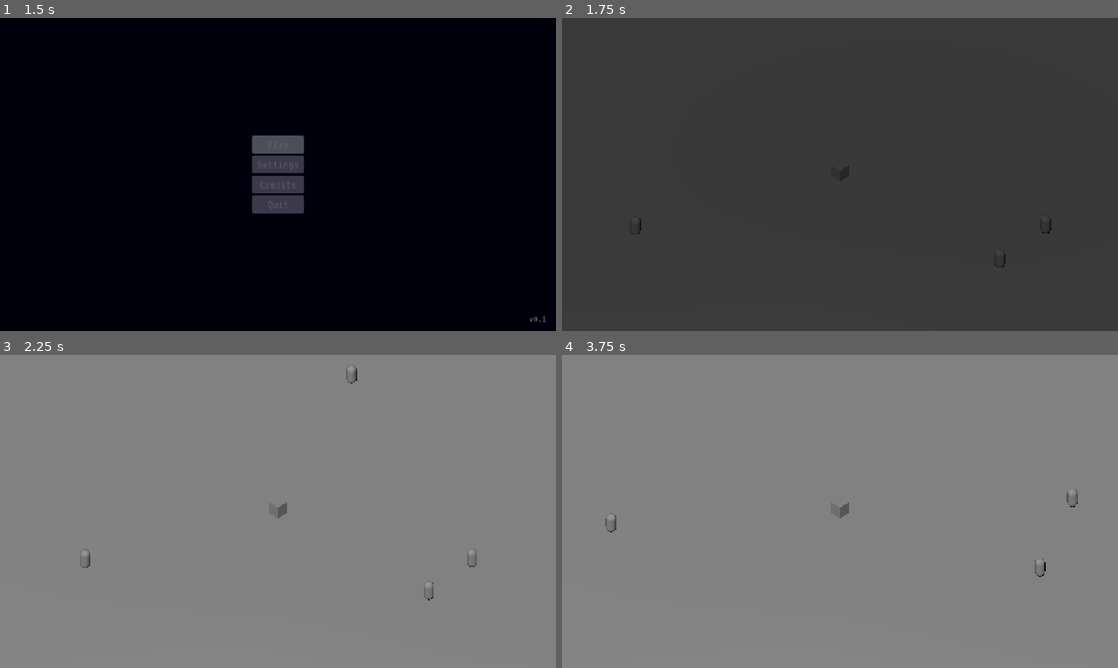
Above: before the commit, frames 1-4 (two rows, left to right).
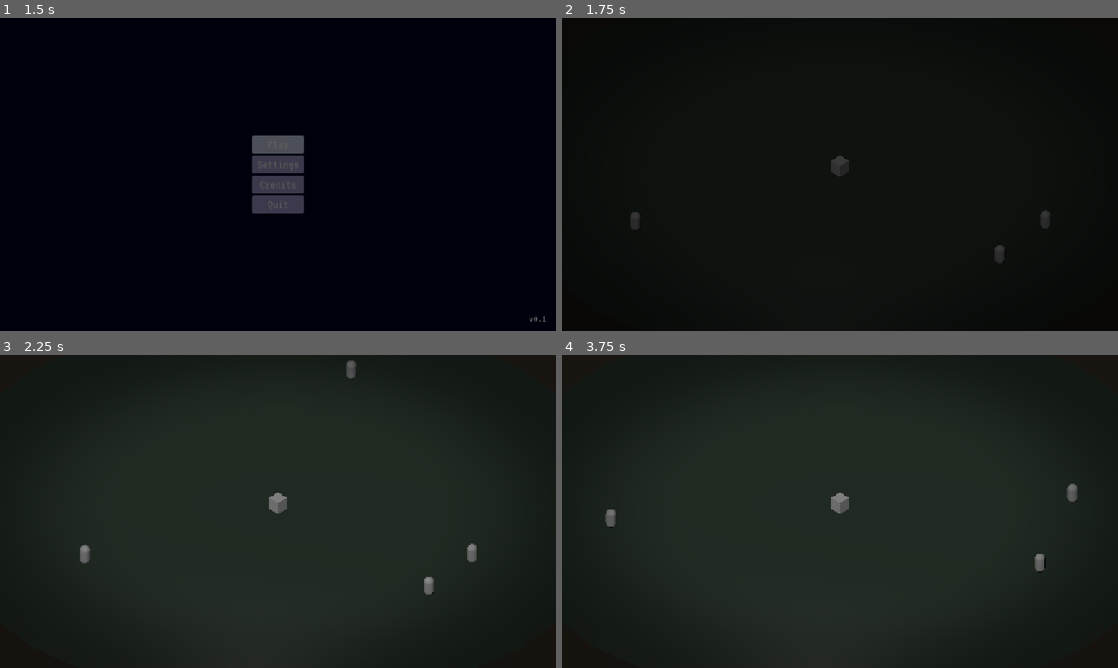
Above: after the commit, the same moments.

Repository: JeremyMarkWilcox/Tower-Defense
Game: Godot game, scene res://core/ui/boot.tscn
Same seed, same stepped clock (60 frames per second), same inputs: the game is played once before the commit and once after it. Sound files missing from this copy of the repository are replaced by a short silence.
Inputs (mouse positions are in pixels of both pictures, inside the frame that each line leads up to):
- Up to frame 1 (1.5 s): click "Play" at 0.5 s; click "Play" at 1.25 s
- Up to frame 2 (1.75 s): no input
- Up to frame 3 (2.25 s): tap Enter at 2 s; move the mouse to (400, 495) at 2.02 s; hold Right (ui_right) from 2.03 s (still down); hold N (call_next_wave) from 2.03 s (still down); click (400, 495) at 2.17 s
- Up to frame 4 (3.75 s): move the mouse to (728, 527) at 2.77 s; release Right (ui_right) at 2.78 s; release N (call_next_wave) at 2.78 s; hold Down (ui_down) 2.78-3.53 s; tap B at 2.85 s; click (728, 527) at 2.92 s; move the mouse to (895, 442) at 3.52 s; hold Right (ui_right) from 3.53 s (still down); tap K at 3.6 s; click (895, 442) at 3.67 s

Frame 1 is identical in both runs. In frame 2, 99% of the frame differs, in the area x 0-100%, y 0-100%; in frame 3, 100%; in frame 4, 100%.

Commit message:
Add new ground, added a shader

Diff:
--- /dev/null
+++ b/assets/shaders/edge_shadow.gdshader
@@ -0,0 +1,78 @@
+shader_type canvas_item;
+render_mode unshaded, blend_mix;
+
+// Nearly black with a subtle green tint.
+uniform vec4 shadow_color : source_color =
+	vec4(0.015, 0.025, 0.020, 1.0);
+
+// Darkness across the entire scene.
+uniform float base_darkness : hint_range(0.0, 0.3) = 0.03;
+
+// Maximum darkness at the outer edges.
+uniform float edge_darkness : hint_range(0.0, 1.0) = 0.55;
+
+// Where the edge fade begins and how gradually it increases.
+uniform float edge_start : hint_range(0.0, 1.4) = 0.55;
+uniform float edge_softness : hint_range(0.05, 1.0) = 0.65;
+
+// Leave at zero for a clean gradient.
+// Increase slightly for an uneven border.
+uniform float irregularity : hint_range(0.0, 0.3) = 0.0;
+uniform float noise_scale : hint_range(1.0, 12.0) = 4.0;
+
+// Static by default.
+uniform bool animate = false;
+uniform float drift_speed : hint_range(0.0, 0.2) = 0.025;
+
+
+float hash_2d(vec2 p) {
+	return fract(sin(dot(p, vec2(127.1, 311.7))) * 43758.5453);
+}
+
+
+float smooth_noise(vec2 p) {
+	vec2 cell = floor(p);
+	vec2 local = fract(p);
+	vec2 blend = local * local * (3.0 - 2.0 * local);
+
+	float a = hash_2d(cell);
+	float b = hash_2d(cell + vec2(1.0, 0.0));
+	float c = hash_2d(cell + vec2(0.0, 1.0));
+	float d = hash_2d(cell + vec2(1.0, 1.0));
+
+	return mix(mix(a, b, blend.x), mix(c, d, blend.x), blend.y);
+}
+
+
+void fragment() {
+	// Screen-shaped ellipse: 0 at center, 1 at side midpoints,
+	// approximately 1.41 at corners.
+	vec2 centered = (UV - vec2(0.5)) * 2.0;
+	float distance_from_center = length(centered);
+
+	float offset = 0.0;
+
+	if (irregularity > 0.0) {
+		vec2 drift = vec2(0.0);
+
+		if (animate) {
+			drift = vec2(0.7, -0.4) * TIME * drift_speed;
+		}
+
+		float noise_value = smooth_noise(UV * noise_scale + drift);
+		offset = (noise_value - 0.5) * 2.0 * irregularity;
+	}
+
+	float edge_mask = smoothstep(
+		edge_start,
+		edge_start + edge_softness,
+		distance_from_center + offset
+	);
+
+	float opacity = mix(base_darkness, edge_darkness, edge_mask);
+
+	COLOR = vec4(
+		shadow_color.rgb,
+		clamp(opacity * shadow_color.a, 0.0, 1.0)
+	);
+}
--- a/game/game.tscn
+++ b/game/game.tscn
@@ -2,9 +2,11 @@
 
 [ext_resource type="Script" uid="uid://cki8h873psykx" path="res://game/managers/game_manager.gd" id="1_l1rk1"]
 [ext_resource type="PackedScene" uid="uid://dduwnap7vm400" path="res://game/stronghold/stronghold.tscn" id="1_qf6n1"]
+[ext_resource type="PackedScene" uid="uid://caariescix5cy" path="res://assets/3dArt/ground.glb" id="2_b686c"]
 [ext_resource type="PackedScene" uid="uid://clc41ipfan7bu" path="res://core/ui/pause_menu.tscn" id="2_m71xk"]
 [ext_resource type="Script" uid="uid://cwa8b8tgq2p2w" path="res://game/managers/wave_manager.gd" id="2_u5opy"]
 [ext_resource type="Script" uid="uid://bvroyv8j4sgmi" path="res://game/data/wave_definition.gd" id="3_3vho3"]
+[ext_resource type="Shader" uid="uid://bpukmr24jllgu" path="res://assets/shaders/edge_shadow.gdshader" id="3_hb504"]
 [ext_resource type="PackedScene" uid="uid://dr52lc4bvyyj7" path="res://core/ui/settings_menu.tscn" id="3_m71xk"]
 [ext_resource type="Resource" uid="uid://uaiismft5nub" path="res://game/data/waves/wave_01.tres" id="4_qf6n1"]
 [ext_resource type="Resource" uid="uid://bpny3ka8b2xq5" path="res://game/data/waves/wave_02.tres" id="5_vsp63"]
@@ -14,7 +16,22 @@
 [ext_resource type="PackedScene" uid="uid://cniox0c88ga5l" path="res://core/ui/controls_menu.tscn" id="8_wmqhs"]
 [ext_resource type="PackedScene" uid="uid://dj4pwl2xdjjfq" path="res://game/Ui/run_end_screen.tscn" id="11_3vho3"]
 
-[sub_resource type="PlaneMesh" id="PlaneMesh_ra2i3"]
+[sub_resource type="PlaneMesh" id="PlaneMesh_g4gaj"]
+
+[sub_resource type="StandardMaterial3D" id="StandardMaterial3D_otjlk"]
+albedo_color = Color(0.14764944, 0.084550194, 0, 1)
+
+[sub_resource type="ShaderMaterial" id="ShaderMaterial_b686c"]
+shader = ExtResource("3_hb504")
+shader_parameter/shadow_color = Color(0.015, 0.025, 0.02, 1)
+shader_parameter/base_darkness = 0.03
+shader_parameter/edge_darkness = 0.55
+shader_parameter/edge_start = 0.55
+shader_parameter/edge_softness = 0.65
+shader_parameter/irregularity = 0.0
+shader_parameter/noise_scale = 4.0
+shader_parameter/animate = false
+shader_parameter/drift_speed = 0.025
 
 [node name="Game" type="Node3D" unique_id=1433756563]
 
@@ -28,15 +45,30 @@
 [node name="DirectionalLight3D" type="DirectionalLight3D" parent="World" unique_id=1994589766]
 transform = Transform3D(0.8660254, -0.38302222, 0.32139382, 0, 0.64278764, 0.76604444, -0.5, -0.66341394, 0.5566704, 0, 0, 0)
 
-[node name="Ground" type="MeshInstance3D" parent="World" unique_id=311498323]
-transform = Transform3D(40, 0, 0, 0, 40, 0, 0, 0, 40, 0, 0, 0)
-mesh = SubResource("PlaneMesh_ra2i3")
+[node name="Ground" parent="World" unique_id=1918880653 instance=ExtResource("2_b686c")]
+
+[node name="Subfloor" type="MeshInstance3D" parent="World" unique_id=1085861540]
+transform = Transform3D(35, 0, 0, 0, 35, 0, 0, 0, 35, 0, 0, 0)
+mesh = SubResource("PlaneMesh_g4gaj")
+surface_material_override/0 = SubResource("StandardMaterial3D_otjlk")
 
 [node name="Stronghold" parent="World" unique_id=1932149259 instance=ExtResource("1_qf6n1")]
-transform = Transform3D(1, 0, 0, 0, 1, 0, 0, 0, 1, 0, 0.5, 0)
+transform = Transform3D(1, 0, 0, 0, 1, 0, 0, 0, 1, 0, 0.9108037, 0)
 max_health = 3
 
 [node name="Enemies" type="Node3D" parent="World" unique_id=1363674715]
+
+[node name="Atmosphere" type="CanvasLayer" parent="." unique_id=67527882]
+layer = 0
+
+[node name="Shader" type="ColorRect" parent="Atmosphere" unique_id=1088106623]
+material = SubResource("ShaderMaterial_b686c")
+anchors_preset = 15
+anchor_right = 1.0
+anchor_bottom = 1.0
+grow_horizontal = 2
+grow_vertical = 2
+mouse_filter = 2
 
 [node name="Systems" type="Node" parent="." unique_id=1873627118]
 
Binary file added: assets/3dArt/ground.glb
Not shown, added: assets/3dArt/ground.glb.import
Not shown, added: assets/shaders/edge_shadow.gdshader.uid
